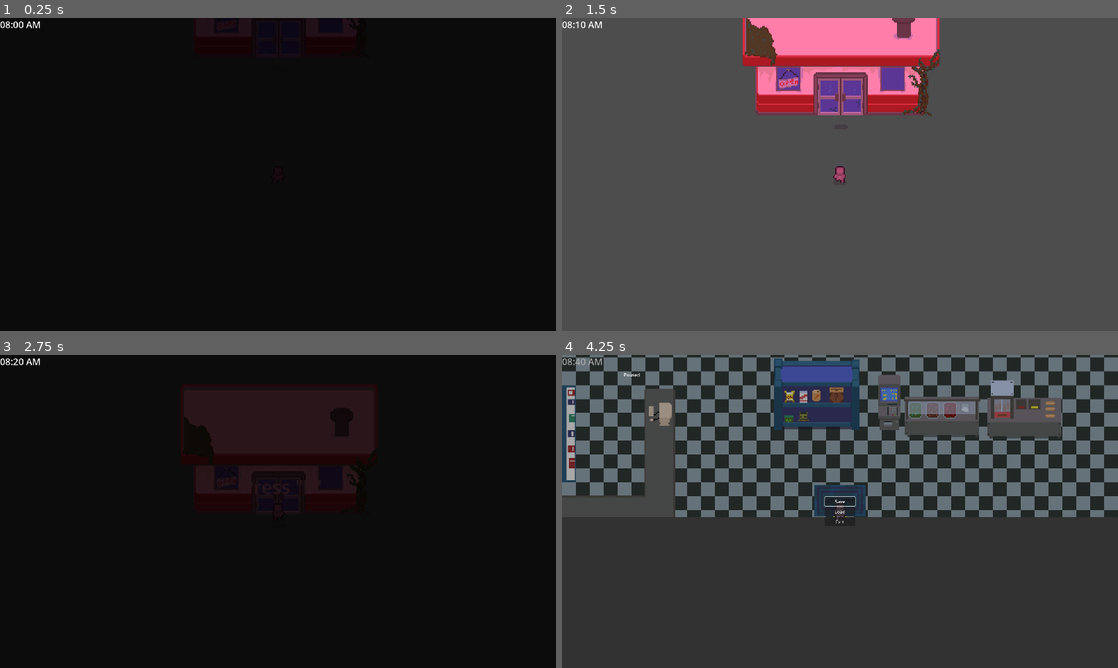
Above: before the commit, frames 1-4 (two rows, left to right).
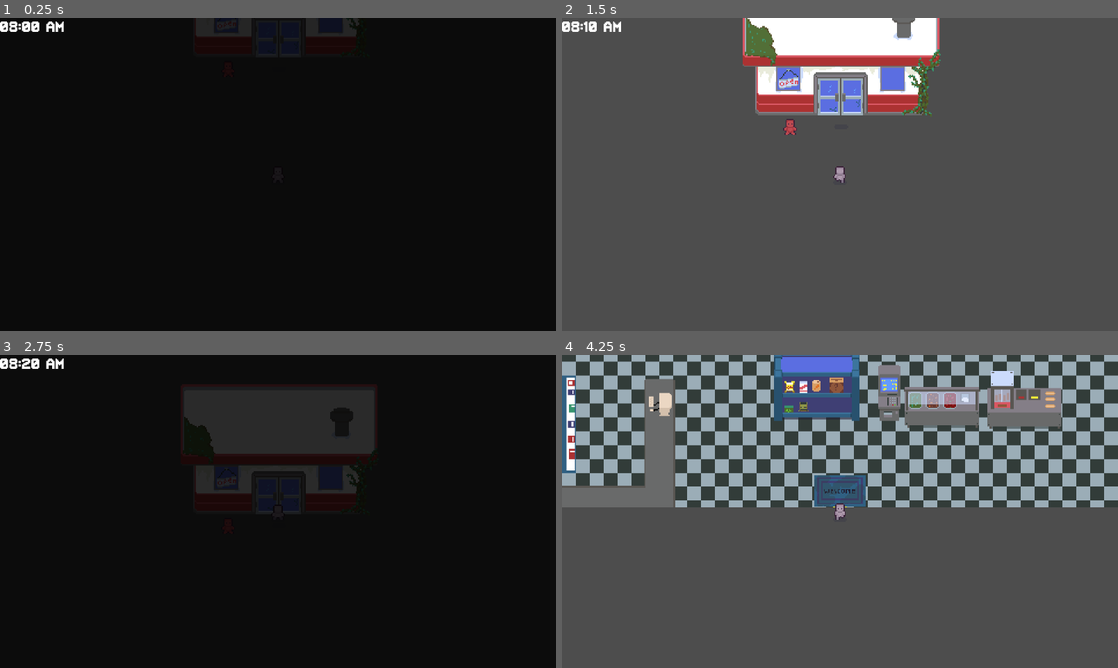
Above: after the commit, the same moments.

Repository: Arsenaultm90/COMP1501_FinalProject
Game: Godot game, scene res://scenes/outside.tscn
Two runs of this game, one before a commit and one after it. Both use one fixed random seed, a clock stepped at 60 frames per second and the inputs below. This scene is started directly instead of the project's main scene. Sound files missing from this copy of the repository are replaced by a short silence.
Inputs:
- Up to frame 1 (0.25 s): no input
- Up to frame 2 (1.5 s): hold Space (advance_dialogue, bound only after the commit) 0.53-1.28 s; hold W (up) from 0.53 s (still down); tap E (interact) at 0.6 s; tap Space (advance_dialogue, bound only after the commit) at 1.35 s
- Up to frame 3 (2.75 s): tap E (interact) at 1.55, 2, 2.1 s; release W (up) at 2.03 s; hold A (left) from 2.03 s (still down); hold Space (advance_dialogue, bound only after the commit) from 2.03 s (still down)
- Up to frame 4 (4.25 s): tap E (interact) at 2.75, 3.05, 3.6 s; release Space (advance_dialogue, bound only after the commit) at 2.78 s; tap Space (advance_dialogue, bound only after the commit) at 2.85 s; release A (left) at 3.53 s; hold S (down) from 3.53 s (still down); hold Space (advance_dialogue, bound only after the commit) from 3.53 s (still down); tap P (pause) at 4.15 s

The runs differ from the first frame. In frame 1, 0.3% of the frame differs, in the area x 0-12%, y 1-5%; in frame 2, 11%; in frame 3, 0.3%; in frame 4, 92%, in the area x 0-100%, y 0-100%.
Error after the commit: Invalid access to property or key 'time_changed' on a base object of type 'CanvasLayer (global_scene_manager.gd)'. (res://scripts/day_night_cycle.gd:8)

Commit message:
Added dialogue boxes

Diff:
--- a/project.godot
+++ b/project.godot
@@ -19,7 +19,8 @@
 
 PlayerManager="*uid://dx8ky4qg78y4e"
 SceneManager="*uid://tvaeudywc4j4"
-PauseManager="*uid://2fyag16mv8kj"
+DialogueManager="*uid://o0g1e8b7tkae"
+UiManager="*uid://bok8wf7f3pb47"
 
 [display]
 
@@ -70,6 +71,11 @@
 "events": [Object(InputEventKey,"resource_local_to_scene":false,"resource_name":"","device":-1,"window_id":0,"alt_press …(192 unchanged characters)…
 ]
 }
+advance_dialogue={
+"deadzone": 0.2,
+"events": [Object(InputEventKey,"resource_local_to_scene":false,"resource_name":"","device":-1,"window_id":0,"alt_pressed":false,"shift_pressed":false,"ctrl_pressed":false,"meta_pressed":false,"pressed":false,"keycode":0,"physical_keycode":32,"key_label":0,"unicode":32,"location":0,"echo":false,"script":null)
+]
+}
 
 [layer_names]
 
--- a/scenes/outside.tscn
+++ b/scenes/outside.tscn
@@ -7,11 +7,22 @@
 [ext_resource type="Texture2D" uid="uid://ee5egjt47mlx" path="res://art/daynightcycle-gradient-texture.tres" id="5_7r1kg"]
 [ext_resource type="Texture2D" uid="uid://c0jsmtb3n3y3r" path="res://art/environment/Gas Station.png" id="6_bkgx0"]
 [ext_resource type="Texture2D" uid="uid://cswc5axwgeprm" path="res://art/environment/Road.png" id="7_uaw8k"]
+[ext_resource type="Script" uid="uid://yso218ease0e" path="res://scripts/npc_dialogue_test.gd" id="8_5tstl"]
+[ext_resource type="Texture2D" uid="uid://c31kc1q1onwr5" path="res://art/character/prototype_character_red.png" id="8_lt5my"]
+[ext_resource type="PackedScene" uid="uid://bxbqtmdapcak5" path="res://scenes/ui.tscn" id="10_lt7nq"]
 
 [sub_resource type="RectangleShape2D" id="RectangleShape2D_udpx5"]
 
 [sub_resource type="RectangleShape2D" id="RectangleShape2D_bkgx0"]
 size = Vector2(148, 111)
+
+[sub_resource type="CapsuleShape2D" id="CapsuleShape2D_lt5my"]
+radius = 4.0
+height = 8.0
+
+[sub_resource type="CapsuleShape2D" id="CapsuleShape2D_5tstl"]
+radius = 5.0
+height = 14.0
 
 [node name="OutsideRoot" type="Node2D" unique_id=851555587]
 y_sort_enabled = true
@@ -74,3 +85,27 @@
 [node name="Road5" type="Sprite2D" parent="Level/Road" unique_id=152950338]
 position = Vector2(732, 333)
 texture = ExtResource("7_uaw8k")
+
+[node name="NPCTest" type="CharacterBody2D" parent="." unique_id=1468004261 groups=["Interactable"]]
+
+[node name="NPCInteraction" type="Area2D" parent="NPCTest" unique_id=753055567 groups=["Interactable"]]
+position = Vector2(174, 38)
+collision_layer = 2
+collision_mask = 0
+script = ExtResource("8_5tstl")
+
+[node name="CollisionShape2D" type="CollisionShape2D" parent="NPCTest/NPCInteraction" unique_id=1789053212 groups=["Interactable"]]
+position = Vector2(0, 9)
+shape = SubResource("CapsuleShape2D_lt5my")
+
+[node name="CollisionShape2D" type="CollisionShape2D" parent="NPCTest" unique_id=91693070]
+position = Vector2(174, 38)
+shape = SubResource("CapsuleShape2D_5tstl")
+
+[node name="Sprite2D" type="Sprite2D" parent="NPCTest" unique_id=1796009721]
+position = Vector2(174, 38)
+texture = ExtResource("8_lt5my")
+hframes = 4
+vframes = 12
+
+[node name="UI" parent="." unique_id=1618172041 instance=ExtResource("10_lt7nq")]
--- a/scenes/pause_menu.tscn
+++ /dev/null
@@ -1,51 +0,0 @@
-[gd_scene format=3 uid="uid://2fyag16mv8kj"]
-
-[ext_resource type="Script" uid="uid://c7i01n1lhf7fj" path="res://scripts/global_pause_manager.gd" id="1_n87rw"]
-
-[node name="PauseMenu" type="CanvasLayer" unique_id=1532488667]
-visible = false
-script = ExtResource("1_n87rw")
-
-[node name="BackgroundRect" type="ColorRect" parent="." unique_id=240586249]
-anchors_preset = 15
-anchor_right = 1.0
-anchor_bottom = 1.0
-grow_horizontal = 2
-grow_vertical = 2
-color = Color(0, 0, 0, 0.34117648)
-
-[node name="VBoxContainer" type="VBoxContainer" parent="." unique_id=1367143781]
-anchors_preset = 8
-anchor_left = 0.5
-anchor_top = 0.5
-anchor_right = 0.5
-anchor_bottom = 0.5
-offset_left = -52.0
-offset_top = -33.0
-offset_right = 52.0
-offset_bottom = 33.0
-grow_horizontal = 2
-grow_vertical = 2
-
-[node name="Save" type="Button" parent="VBoxContainer" unique_id=170431058]
-layout_mode = 2
-text = "Save"
-
-[node name="Load" type="Button" parent="VBoxContainer" unique_id=1037378359]
-layout_mode = 2
-text = "Load"
-
-[node name="Exit" type="Button" parent="VBoxContainer" unique_id=874934820]
-layout_mode = 2
-text = "Exit"
-
-[node name="Label" type="Label" parent="." unique_id=723419975]
-offset_left = 213.0
-offset_top = 57.0
-offset_right = 270.0
-offset_bottom = 80.0
-text = "Paused"
-
-[connection signal="pressed" from="VBoxContainer/Save" to="." method="_on_save_pressed"]
-[connection signal="pressed" from="VBoxContainer/Load" to="." method="_on_load_pressed"]
-[connection signal="pressed" from="VBoxContainer/Exit" to="." method="_on_exit_pressed"]
--- a/scenes/screen_transition.tscn
+++ b/scenes/screen_transition.tscn
@@ -14,11 +14,6 @@
 grow_vertical = 2
 color = Color(0, 0, 0, 1)
 
-[node name="TimeLabel" type="Label" parent="." unique_id=1551388087]
-offset_right = 40.0
-offset_bottom = 23.0
-theme_override_font_sizes/font_size = 32
-
 [node name="SoundFX" type="AudioStreamPlayer2D" parent="." unique_id=957233632]
 stream = ExtResource("2_5b10v")
 volume_db = -15.0
--- /dev/null
+++ b/scenes/text_box.tscn
@@ -0,0 +1,38 @@
+[gd_scene format=3 uid="uid://dg7habs65e0p7"]
+
+[ext_resource type="Script" uid="uid://uhckk5glubap" path="res://scripts/text_box.gd" id="1_qdwih"]
+[ext_resource type="Texture2D" uid="uid://cdfjdn4h86n2t" path="res://art/dialogue/DialogueBox.png" id="1_wscpg"]
+[ext_resource type="FontFile" uid="uid://5lg58a1j0bkb" path="res://art/fonts/superstar_memesbruh03.ttf" id="3_3ojeh"]
+
+[node name="TextBox" type="MarginContainer" unique_id=931773868]
+offset_right = 32.0
+offset_bottom = 32.0
+size_flags_horizontal = 2
+size_flags_vertical = 2
+script = ExtResource("1_qdwih")
+
+[node name="NinePatchRect" type="NinePatchRect" parent="." unique_id=1535249872]
+layout_mode = 2
+texture = ExtResource("1_wscpg")
+patch_margin_left = 16
+patch_margin_top = 16
+patch_margin_right = 16
+patch_margin_bottom = 16
+
+[node name="MarginContainer" type="MarginContainer" parent="." unique_id=614881540]
+layout_mode = 2
+theme_override_constants/margin_left = 8
+theme_override_constants/margin_top = 8
+theme_override_constants/margin_right = 8
+theme_override_constants/margin_bottom = 8
+
+[node name="Label" type="Label" parent="MarginContainer" unique_id=383974906]
+layout_mode = 2
+theme_override_colors/font_color = Color(0, 0, 0, 1)
+theme_override_fonts/font = ExtResource("3_3ojeh")
+vertical_alignment = 1
+
+[node name="LetterDisplayTimer" type="Timer" parent="." unique_id=1695349513]
+one_shot = true
+
+[connection signal="timeout" from="LetterDisplayTimer" to="." method="_on_letter_display_timer_timeout"]
--- /dev/null
+++ b/scenes/ui.tscn
@@ -0,0 +1,110 @@
+[gd_scene format=3 uid="uid://bxbqtmdapcak5"]
+
+[ext_resource type="Script" uid="uid://fw5ynaepp6to" path="res://scripts/game_clock.gd" id="1_nt7q6"]
+[ext_resource type="FontFile" uid="uid://5lg58a1j0bkb" path="res://art/fonts/superstar_memesbruh03.ttf" id="1_x4jx1"]
+[ext_resource type="Script" uid="uid://bok8wf7f3pb47" path="res://scripts/global_ui_manager.gd" id="1_yev5y"]
+[ext_resource type="Script" uid="uid://c7i01n1lhf7fj" path="res://scripts/pause_menu.gd" id="4_gdt2y"]
+[ext_resource type="Script" uid="uid://uhckk5glubap" path="res://scripts/text_box.gd" id="5_8dubc"]
+[ext_resource type="Texture2D" uid="uid://cdfjdn4h86n2t" path="res://art/dialogue/DialogueBox.png" id="6_p7vwb"]
+
+[node name="UI" type="CanvasLayer" unique_id=1618172041]
+script = ExtResource("1_yev5y")
+
+[node name="PlayerInteractLabel" type="Label" parent="." unique_id=27035941]
+visible = false
+offset_left = -2.0
+offset_right = 67.0
+offset_bottom = 23.0
+theme_override_fonts/font = ExtResource("1_x4jx1")
+text = "Press \"E\""
+
+[node name="GameClock" type="Label" parent="." unique_id=804421774]
+offset_right = 40.0
+offset_bottom = 23.0
+theme_override_fonts/font = ExtResource("1_x4jx1")
+theme_override_font_sizes/font_size = 64
+script = ExtResource("1_nt7q6")
+
+[node name="PauseMenu" type="Control" parent="." unique_id=1158711880]
+visible = false
+layout_mode = 3
+anchors_preset = 15
+anchor_right = 1.0
+anchor_bottom = 1.0
+grow_horizontal = 2
+grow_vertical = 2
+script = ExtResource("4_gdt2y")
+
+[node name="BackgroundRect" type="ColorRect" parent="PauseMenu" unique_id=65990629]
+layout_mode = 1
+anchors_preset = 15
+anchor_right = 1.0
+anchor_bottom = 1.0
+grow_horizontal = 2
+grow_vertical = 2
+color = Color(0, 0, 0, 0.34117648)
+
+[node name="VBoxContainer" type="VBoxContainer" parent="PauseMenu" unique_id=69359092]
+layout_mode = 1
+anchors_preset = 8
+anchor_left = 0.5
+anchor_top = 0.5
+anchor_right = 0.5
+anchor_bottom = 0.5
+offset_left = -52.0
+offset_top = -33.0
+offset_right = 52.0
+offset_bottom = 33.0
+grow_horizontal = 2
+grow_vertical = 2
+
+[node name="Save" type="Button" parent="PauseMenu/VBoxContainer" unique_id=1522514993]
+layout_mode = 2
+text = "Save"
+
+[node name="Load" type="Button" parent="PauseMenu/VBoxContainer" unique_id=1133115673]
+layout_mode = 2
+text = "Load"
+
+[node name="Exit" type="Button" parent="PauseMenu/VBoxContainer" unique_id=1713976088]
+layout_mode = 2
+text = "Exit"
+
+[node name="Label" type="Label" parent="PauseMenu" unique_id=1872115140]
+layout_mode = 0
+offset_left = 932.0
+offset_top = 438.0
+offset_right = 989.0
+offset_bottom = 461.0
+text = "Paused"
+
+[node name="TextBox" type="MarginContainer" parent="." unique_id=284294736]
+visible = false
+offset_right = 40.0
+offset_bottom = 40.0
+script = ExtResource("5_8dubc")
+
+[node name="NinePatchRect" type="NinePatchRect" parent="TextBox" unique_id=292605145]
+layout_mode = 2
+texture = ExtResource("6_p7vwb")
+patch_margin_left = 16
+patch_margin_top = 16
+patch_margin_right = 16
+patch_margin_bottom = 16
+
+[node name="MarginContainer" type="MarginContainer" parent="TextBox" unique_id=799923123]
+layout_mode = 2
+theme_override_constants/margin_left = 8
+theme_override_constants/margin_top = 8
+theme_override_constants/margin_right = 8
+theme_override_constants/margin_bottom = 8
+
+[node name="Label" type="Label" parent="TextBox/MarginContainer" unique_id=203315416]
+layout_mode = 2
+theme_override_colors/font_color = Color(0, 0, 0, 1)
+theme_override_fonts/font = ExtResource("1_x4jx1")
+theme_override_font_sizes/font_size = 16
+vertical_alignment = 1
+
+[node name="LetterDisplayTimer" type="Timer" parent="TextBox" unique_id=747576238]
+one_shot = true
--- /dev/null
+++ b/scripts/game_clock.gd
@@ -0,0 +1,56 @@
+extends Label
+
+signal time_changed(hour: int, minute: int)
+
+var hour: int = 8
+var minute: int = 0
+var second_accumulator: float = 0.0
+var day_active: bool = true
+
+
+func _ready() -> void:
+	update_time_label()
+
+
+func _process(delta: float) -> void:
+	if not day_active:
+		return
+
+	second_accumulator += delta
+
+	### SET LOWER FOR TESTING
+	if second_accumulator >= 0.1:
+		second_accumulator -= 0.1
+		minute += 1
+
+		if minute >= 60:
+			minute = 0
+			hour += 1
+
+			if hour >= 20:
+				hour = 20
+				minute = 0
+				day_active = false
+
+		time_changed.emit(hour, minute)
+		update_time_label()
+
+
+func update_time_label() -> void:
+	var display_minute := int(minute / 10) * 10
+	self.text = format_time(hour, display_minute)
+
+
+func format_time(h: int, m: int) -> String:
+	var suffix := "AM"
+	var display_hour := h
+
+	if h >= 12:
+		suffix = "PM"
+
+	if h == 0:
+		display_hour = 12
+	elif h > 12:
+		display_hour = h - 12
+
+	return "%02d:%02d %s" % [display_hour, m, suffix]
--- /dev/null
+++ b/scripts/global_dialogue_manager.gd
@@ -0,0 +1,49 @@
+extends Node
+
+var dialogue_lines : Array[String] = []
+var current_line_index : int = 0
+var text_box
+var text_box_pos : Vector2
+
+var is_dialogue_active : bool = false
+var can_advance_line : bool = false
+
+func start_dialogue(position : Vector2, lines : Array[String]) -> void:
+	if is_dialogue_active:
+		return
+
+	dialogue_lines = lines
+	text_box_pos = position
+	_show_text_box()
+
+	is_dialogue_active = true
+
+func _show_text_box() -> void:
+	UiManager._show_text_box()
+	text_box.finished_displaying.connect(_on_text_box_finished_displaying)
+	text_box.global_position = text_box_pos
+	text_box.display_text(dialogue_lines[current_line_index])
+	can_advance_line = false
+
+func _on_text_box_finished_displaying() -> void:
+	can_advance_line = true
+
+func _unhandled_input(event: InputEvent) -> void:
+	if (
+		event.is_action_pressed("advance_dialogue") &&
+		is_dialogue_active &&
+		can_advance_line
+	):
+		text_box.queue_free()
+
+		current_line_index += 1
+		if current_line_index >= dialogue_lines.size():
+			is_dialogue_active = false
+			current_line_index = 0
+			UiManager._hide_text_box()
+			var player = get_tree().get_first_node_in_group("Player")
+			if player:
+				player.enable_controls()
+			return
+
+		_show_text_box()
--- a/scripts/global_player_manager.gd
+++ b/scripts/global_player_manager.gd
@@ -13,7 +13,6 @@
 
 func add_player_instance() -> void:
 	player = PLAYER.instantiate()
-	#add_child(player)
 	pass
 
 
--- a/scripts/global_scene_manager.gd
+++ b/scripts/global_scene_manager.gd
@@ -1,48 +1,17 @@
 extends CanvasLayer
 
-signal time_changed(hour: int, minute: int)
-
 @onready var fade_rect: ColorRect = $FadeRect
-@onready var time_label: Label = $TimeLabel
 @onready var sound_fx : AudioStreamPlayer2D = $SoundFX
 
 var player = null
 var fade_time := 1.0
 var is_transitioning := false
-var hour: int = 8
-var minute: int = 0
-var second_accumulator: float = 0.0
-var day_active: bool = true
 
 
 func _ready() -> void:
-	update_time_label()
 	fade_in()
 
-func _process(delta: float) -> void:
-	if not day_active:
-		return
 
-	second_accumulator += delta
-
-	if second_accumulator >= 0.1:
-		second_accumulator -= 0.1
-		minute += 1
-
-		if minute >= 60:
-			minute = 0
-			hour += 1
-
-			if hour >= 20:
-				hour = 20
-				minute = 0
-				day_active = false
-
-		time_changed.emit(hour, minute)
-		update_time_label()
-
-
-### SCENE TRANSITION METHODS
 func fade_out() -> void:
 	if is_transitioning:
 		return
@@ -86,23 +55,3 @@
 	player = get_tree().get_first_node_in_group("Player")
 	if player:
 		player.enable_controls()
-
-
-### TIME METHODS
-func update_time_label() -> void:
-	var display_minute := int(minute / 10) * 10
-	time_label.text = format_time(hour, display_minute)
-
-func format_time(h: int, m: int) -> String:
-	var suffix := "AM"
-	var display_hour := h
-
-	if h >= 12:
-		suffix = "PM"
-
-	if h == 0:
-		display_hour = 12
-	elif h > 12:
-		display_hour = h - 12
-
-	return "%02d:%02d %s" % [display_hour, m, suffix]
--- /dev/null
+++ b/scripts/global_ui_manager.gd
@@ -0,0 +1,20 @@
+extends CanvasLayer
+
+@onready var player_interact_label : Label = $PlayerInteractLabel
+@onready var game_clock : Label = $GameClock
+@onready var text_box : MarginContainer = $TextBox
+
+
+func _ready() -> void:
+	pass
+
+
+func _process(delta: float) -> void:
+	pass
+
+
+func _show_text_box() -> void:
+	text_box.visible = true;
+
+func _hide_text_box() -> void:
+	text_box.visible = false
--- /dev/null
+++ b/scripts/npc_dialogue_test.gd
@@ -0,0 +1,10 @@
+extends Area2D
+
+const LINES: Array[String] = [
+	"Weird weather lately, huh?",
+	"Don't often get visitors up here.",
+	"Whoa buddy, too close"
+]
+
+func interact() -> void:
+	DialogueManager.start_dialogue(global_position, LINES)
--- a/scripts/out_to_in_transition.gd
+++ b/scripts/out_to_in_transition.gd
@@ -1,6 +1,4 @@
 extends Area2D
-
-@onready var collision : CollisionShape2D = $CollisionShape2D
 
 func interact() -> void:
 	PlayerManager.player_spawned = false
--- a/scripts/player.gd
+++ b/scripts/player.gd
@@ -28,7 +28,13 @@
 	if SetState() == true || SetDirection() == true:
 		UpdateAnimation()
 
+	### NEED CHECK FOR ITEMS VS NPCS
 	if interact_target and Input.is_action_just_pressed("interact"):
+		controls_enabled = false
+		direction = Vector2.ZERO
+		SetState()
+		UpdateAnimation()
+		hide_prompt()
 		interact_target.interact()
 
 
@@ -76,7 +82,8 @@
 func enable_controls() -> void:
 	controls_enabled = true
 
-### Interact Methods
+
+### INTERACT METHODS
 func show_prompt():
 	interact_label.visible = true
 
--- /dev/null
+++ b/scripts/text_box.gd
@@ -0,0 +1,55 @@
+extends MarginContainer
+
+@onready var label = $MarginContainer/Label
+@onready var timer = $LetterDisplayTimer
+
+const MAX_WIDTH = 256
+
+var text = ""
+var letter_index = 0
+var letter_time = 0.03
+var space_time = 0.06
+var punctuation_time = 0.2
+
+signal finished_displaying()
+
+func display_text(text_to_display : String) -> void:
+	text = text_to_display
+	letter_index = 0
+	label.text = text_to_display
+
+	await resized
+	custom_minimum_size.x = min(size.x, MAX_WIDTH)
+
+	if size.x > MAX_WIDTH:
+		label.autowrap_mode = TextServer.AUTOWRAP_WORD
+		await resized # wait for x resize
+		await resized # wait for y resize
+		custom_minimum_size.y = size.y
+
+	global_position.x -= size.x / 2
+	global_position.y -= size.y + 24
+
+	label.text = ""
+	_display_letter()
+
+
+func _display_letter() -> void:
+	label.text += text[letter_index]
+
+	letter_index += 1
+	if letter_index >= text.length():
+		finished_displaying.emit()
+		return
+
+	match text[letter_index]:
+		"!", ".",",","?":
+			timer.start(punctuation_time)
+		" ":
+			timer.start(space_time)
+		_:
+			timer.start(letter_time)
+
+
+func _on_letter_display_timer_timeout() -> void:
+	_display_letter()
Binary file added: art/dialogue/DialogueBox.png
Not shown, added: art/dialogue/DialogueBox.png.import
Binary file added: art/fonts/superstar_memesbruh03.ttf
Not shown, added: art/fonts/superstar_memesbruh03.ttf.import
Binary file added: art/fonts/superstarorig_memesbruh03.ttf
Not shown, added: art/fonts/superstarorig_memesbruh03.ttf.import
Not shown, added: scripts/game_clock.gd.uid
Not shown, added: scripts/global_dialogue_manager.gd.uid
Not shown, added: scripts/global_ui_manager.gd.uid
Not shown, added: scripts/npc_dialogue_test.gd.uid
Renamed: scripts/global_pause_manager.gd -> scripts/pause_menu.gd
Renamed: scripts/global_pause_manager.gd.uid -> scripts/pause_menu.gd.uid
(and 1 more such lines)
